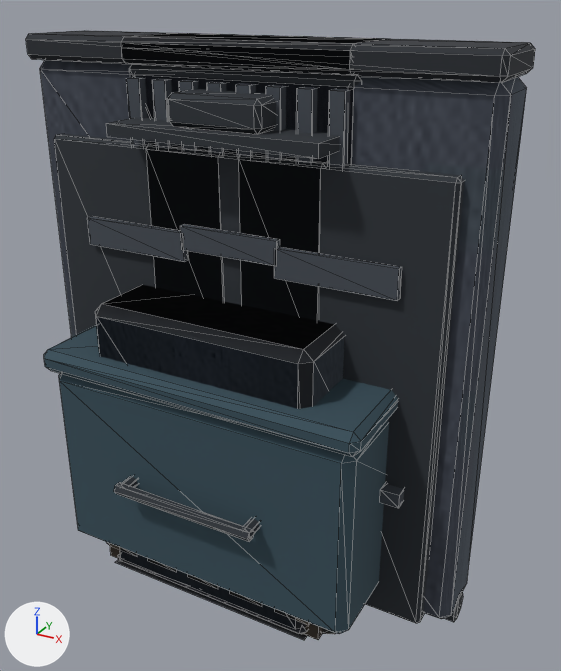
Renders of the glTF model public/models/env-kit.glb from each side of a commit.
The view is the same before and after, from a camera (50 mm lens) standing at (1.59, -2.69, 2.45) and looking at (0.1, 0.03, 1.09). Every picture has the same lights, and +X, +Y and +Z are marked at lower left. The older version comes first. Mesh edges are drawn as thin lines. Vertices at exactly the same position are counted once.

Before the edit, the objects in view are built like this:
```python
me_edge_corrugated = bpy.data.meshes.new('edge_corrugated')
me_edge_corrugated.from_pydata(...)  # 112 vertices, 184 faces; spans x -0.5..0.5, y -0.19..0.19, z 0.0..2.28
# faces by material slot: [88, 96]
me_edge_corrugated.materials.append(mat_steel_dark)  # dark grey #2b3037
me_edge_corrugated.materials.append(mat_steel)  # greyish blue #454c55
me_edge_wall = bpy.data.meshes.new('edge_wall')
me_edge_wall.from_pydata(...)  # 48 vertices, 88 faces; spans x -0.5..0.5, y -0.19..0.19, z 0.0..2.3
# faces by material slot: [44, 44]
me_edge_wall.materials.append(mat_wall)  # picture img_wall_panel
me_edge_wall.materials.append(mat_concrete_dark)  # dark grey #272b31
me_prop_dumpster = bpy.data.meshes.new('prop_dumpster')
me_prop_dumpster.from_pydata(...)  # 128 vertices, 224 faces; spans x -0.78..0.78, y -0.58..0.58, z 0.0..1.08
# faces by material slot: [88, 24, 112]
me_prop_dumpster.materials.append(mat_dumpster)  # dark blue #354d59
me_prop_dumpster.materials.append(mat_steel)  # greyish blue #454c55
me_prop_dumpster.materials.append(mat_rubber)  # black #242322
ob_edge_corrugated = bpy.data.objects.new('edge_corrugated', me_edge_corrugated)
ob_edge_corrugated.location = (0.0, 0.0, 0.0)
ob_edge_wall = bpy.data.objects.new('edge_wall', me_edge_wall)
ob_edge_wall.location = (0.0, 0.0, 0.0)
ob_prop_dumpster = bpy.data.objects.new('prop_dumpster', me_prop_dumpster)
ob_prop_dumpster.location = (0.0, 0.0, 0.0)
# also in view: 'edge_gate' at (0.0, -0.06, 1.15); 'edge_door' at (0.0, -0.08, 1.15); 'prop_cart' at (0.0, -0.15, 0.4); 'street_tile' at (0.0, 0.0, 0.0); 'wall_block_plate' at (0.0, -0.01, 0.65)
```
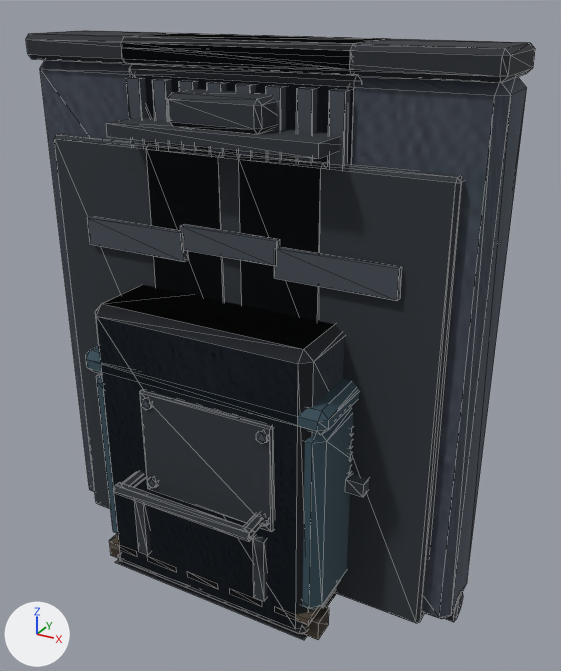
What differs and where, as boxes [x1, y1, x2, y2] in the pictures (561 x 671 px; the box of a moved part takes in the faces that stretch with it):
```json
{"object": "prop_dumpster", "change": "reshaped", "before": [44, 325, 404, 634], "after": [86, 345, 369, 610], "on screen": "21% narrower, 14% shorter"}
{"part": 1, "of": "me_prop_dumpster", "change": "moved or reshaped", "before": [59, 373, 389, 634], "after": [96, 373, 353, 610]}
{"part": 2, "of": "me_prop_dumpster", "change": "moved or reshaped", "before": [44, 325, 398, 457], "after": [86, 345, 359, 435]}
{"part": 3, "of": "me_prop_dumpster", "change": "moved or reshaped", "before": [380, 483, 404, 508], "after": [345, 473, 369, 497]}
{"part": 4, "of": "me_prop_dumpster", "change": "moved or reshaped", "before": [322, 628, 335, 634], "on screen": "not visible afterwards"}
{"object": "wall_block_plate", "change": "unchanged, uncovered by the edit", "before": [95, 285, 344, 630], "after": [95, 285, 344, 630]}
```

Scene script edits in JSON lines:
```json
{"block": "me_prop_dumpster", "where": "# used by ob_prop_dumpster; location = (0.0, 0.0, 0.0)"}
{"op": "remove", "block": "me_prop_dumpster", "code": "me_prop_dumpster.from_pydata(...)  # 128 vertices, 224 faces; spans x -0.78..0.78, y -0.58..0.58, z 0.0..1.08"}
{"op": "add", "block": "me_prop_dumpster", "code": "me_prop_dumpster.from_pydata(...)  # 128 vertices, 224 faces; spans x -0.63..0.63, y -0.5..0.5, z 0.0..1.08"}
{"block": "me_prop_dumpster", "change": "me_prop_dumpster part 1: the loose piece of 24 vertices spanning x -0.7..0.7, y -0.55..0.55, z 0.12..0.98 is scaled about its middle by (0.777, 0.866, 1)"}
{"block": "me_prop_dumpster", "change": "me_prop_dumpster part 2: the loose piece of 24 vertices spanning x -0.73..0.73, y -0.58..0.58, z 0.98..1.08 is scaled about its middle by (0.775, 0.857, 1)"}
{"block": "me_prop_dumpster", "change": "me_prop_dumpster part 3: the loose piece of 8 vertices spanning x 0.7..0.78, y -0.25..0.25, z 0.6..0.66 is moved by (-0.15, 0.0, 0.0)"}
{"block": "me_prop_dumpster", "change": "me_prop_dumpster part 4: the loose piece of 16 vertices spanning x 0.47..0.63, y -0.43..-0.37, z 0.0..0.16 is moved by (-0.15, 0.05, 0.0)"}
{"block": "me_prop_dumpster", "change": "other edits to the shape of me_prop_dumpster do not show in these pictures"}
```
